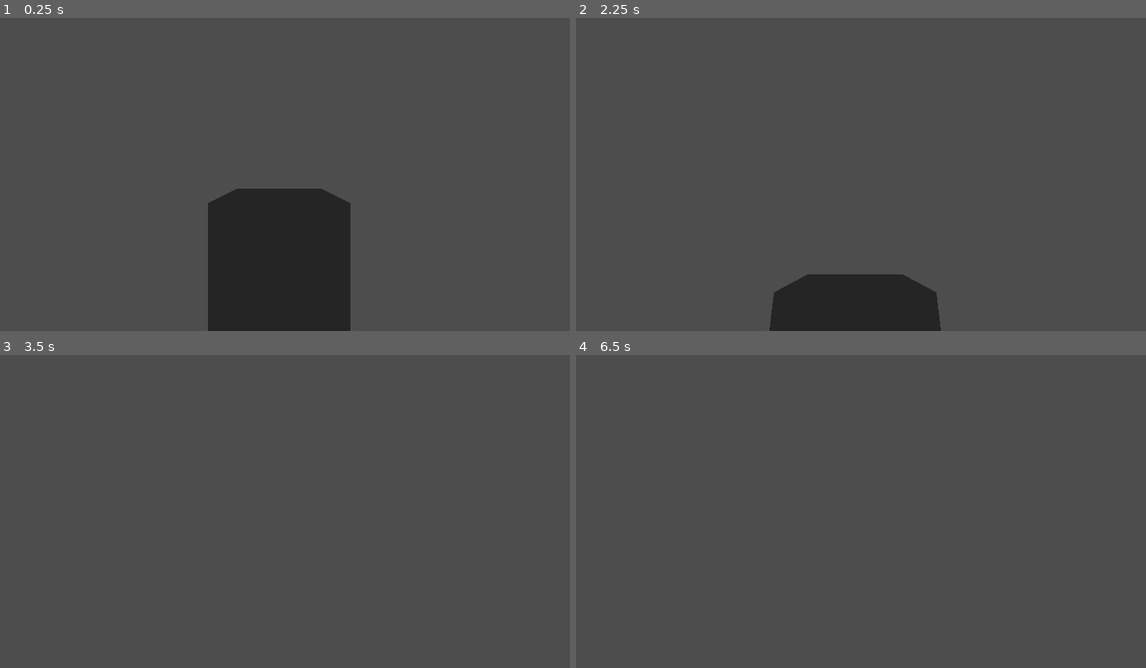
Above: before the commit, frames 1-4 (two rows, left to right).
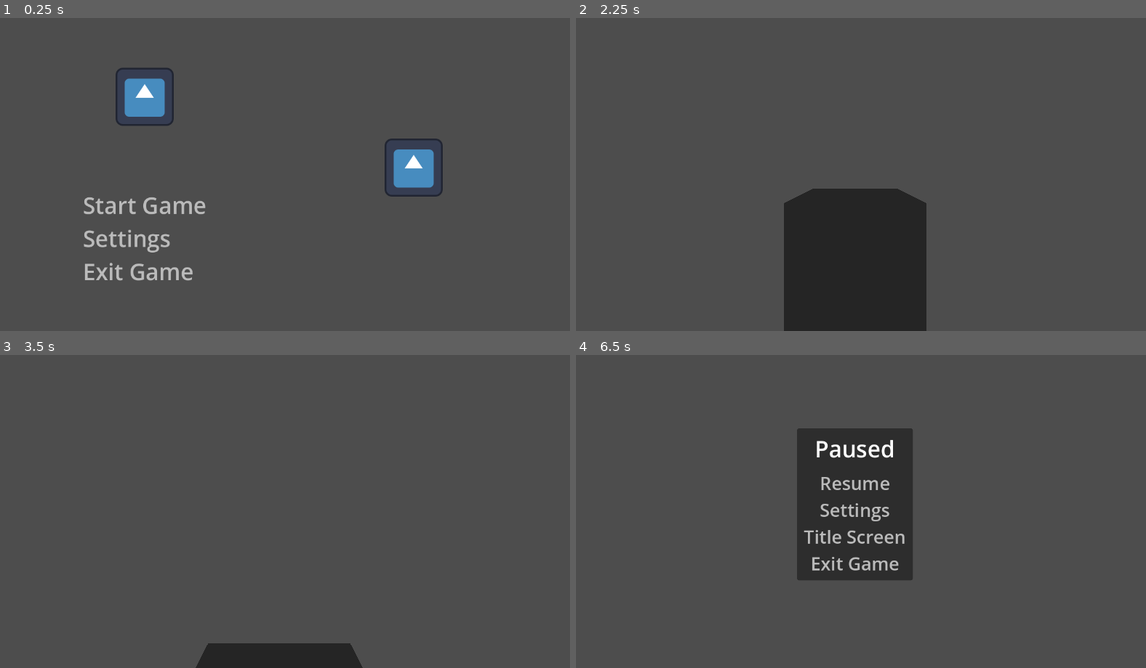
Above: after the commit, the same moments.

Repository: MichaelOdermatt/BasicGameTemplate
Game: Godot game, scene res://Assets/Scenes/TitleScreen.tscn
Same seed, same stepped clock (60 frames per second), same inputs: the game is played once before the commit and once after it. Before the commit the project starts from res://Assets/Scenes/Level1.tscn. The engine's default icon, where the game draws it, is replaced by a stand-in: a white triangle on a blue panel in a dark square.
Inputs (mouse positions are in pixels of both pictures, inside the frame that each line leads up to):
- Up to frame 1 (0.25 s): no input
- Up to frame 2 (2.25 s): click (718, 237) at 0.5 s, where only the run after the commit has a clickable "Settings"; click (1043, 296) at 1.25 s, where only the run after the commit has a clickable "Cancel"; click (718, 205) at 2 s, where only the run after the commit has a clickable "Start Game"
- Up to frame 3 (3.5 s): tap Enter (ui_accept) at 2.75, 3.02 s; move the mouse to (313, 502) at 2.77 s; hold W (movement_forward) from 2.78 s (still down); click (313, 502) at 2.92 s
- Up to frame 4 (6.5 s): keep holding W (movement_forward); move the mouse to (826, 505) at 3.52 s; click (826, 505) at 3.67 s; tap Enter (ui_accept) at 3.77, 4.25, 5, 5.27, 5.75, 6.02 s; move the mouse to (872, 498) at 4.27 s; click (872, 498) at 4.42 s; move the mouse to (849, 508) at 5.02 s; click (849, 508) at 5.17 s; move the mouse to (900, 508) at 5.77 s; click (900, 508) at 5.92 s; tap Escape (ui_cancel) at 6.4 s

The runs differ from the first frame. In frame 1, 15% of the frame differs, in the area x 14-78%, y 16-100%; in frame 2, 7.3%; in frame 3, 2.1%; in frame 4, 9.5%.

Commit message:
Pause menu opitons

Diff:
--- a/Assets/Scenes/Menus/PauseMenu/PauseMenuPanel.tscn
+++ b/Assets/Scenes/Menus/PauseMenu/PauseMenuPanel.tscn
@@ -1,7 +1,7 @@
 [gd_scene load_steps=3 format=3 uid="uid://ns45imr8o6r6"]
 
 [ext_resource type="Theme" uid="uid://cv03kaqa62u25" path="res://Assets/Themes/MenuTheme.tres" id="1_6or6p"]
-[ext_resource type="Script" path="res://Assets/Scripts/Menus/PauseMenuPanel.gd" id="1_ume8l"]
+[ext_resource type="Script" path="res://Assets/Scripts/Menus/PauseMenu/PauseMenuPanel.gd" id="1_8su2p"]
 
 [node name="PauseMenuPanel" type="Control"]
 layout_mode = 3
@@ -10,7 +10,7 @@
 anchor_bottom = 1.0
 grow_horizontal = 2
 grow_vertical = 2
-script = ExtResource("1_ume8l")
+script = ExtResource("1_8su2p")
 
 [node name="CenterContainer" type="CenterContainer" parent="."]
 layout_mode = 1
--- a/Assets/Scenes/TitleScreen.tscn
+++ b/Assets/Scenes/TitleScreen.tscn
@@ -16,6 +16,7 @@
 theme_override_constants/margin_right = 50
 theme_override_constants/margin_bottom = 50
 script = ExtResource("1_7765a")
+first_level_scene_path = "res://Assets/Scenes/Level1.tscn"
 
 [node name="MainMenu" parent="." instance=ExtResource("1_nlldt")]
 layout_mode = 2
--- a/Assets/Scripts/Menus/PauseMenu/PauseMenu.gd
+++ b/Assets/Scripts/Menus/PauseMenu/PauseMenu.gd
@@ -1,4 +1,63 @@
 extends MarginContainer
 
-@onready var settings_menu = $SettingsMenu;
-@onready var pause_menu_panel = $PauseMenuPanel;
+@onready var _settings_menu = $SettingsMenu;
+@onready var _pause_menu_panel = $PauseMenuPanel;
+
+@export var title_screen_scene_path: String = 'res://Assets/Scenes/TitleScreen.tscn';
+
+var _is_pause_menu_open: bool = false;
+
+func _ready():
+	_setup_signals();
+
+
+func _unhandled_input(event):
+	# If the player has pressed escape open the pause menu.
+	if event.is_action_pressed("ui_cancel") && !_is_pause_menu_open:
+		_show_pause_menu_panel();
+		_is_pause_menu_open = true;
+
+
+## Sets up all signals for the pause menu.
+func _setup_signals() -> void:
+	_pause_menu_panel.settings_btn.pressed.connect(self._show_settings_menu);
+	_pause_menu_panel.quit_game_btn.pressed.connect(self._exit_game);
+	_pause_menu_panel.resume_game_btn.pressed.connect(self._resume_game);
+	_pause_menu_panel.title_screen_btn.pressed.connect(self._title_screen);
+	_settings_menu.cancel_btn.pressed.connect(self._show_pause_menu_panel);
+	_settings_menu.apply_btn.pressed.connect(self._apply_btn);
+
+
+## Switches the pause menu screen to show the settings menu.
+func _show_settings_menu() -> void:
+	_pause_menu_panel.visible = false;
+	_settings_menu.visible = true;
+
+
+## Switches the pause menu screen to show the main menu.
+func _show_pause_menu_panel() -> void:
+	_pause_menu_panel.visible = true;
+	_settings_menu.visible = false;
+
+
+## Switches the scene to the title screen scene.
+func _title_screen() -> void:
+	get_tree().change_scene_to_file(title_screen_scene_path);
+
+
+## Closes the settings window and applys the settings.
+func _apply_btn() -> void:
+	_show_pause_menu_panel();
+
+
+## Switches the pause menu screen to show the main menu.
+func _resume_game() -> void:
+	Input.set_mouse_mode(Input.MOUSE_MODE_CAPTURED);
+	_pause_menu_panel.visible = false;
+	_settings_menu.visible = false;
+	_is_pause_menu_open = false;
+
+
+## Exits the game.
+func _exit_game():
+	get_tree().quit();
--- a/Assets/Scripts/Menus/SettingsMenu/SettingsMenu.gd
+++ b/Assets/Scripts/Menus/SettingsMenu/SettingsMenu.gd
@@ -8,7 +8,13 @@
 @onready var _render_scale_slider: Slider = $VBoxContainer/Settings/MarginContainer/VBoxContainer/VideoSettings/VBoxContainer/RenderScale/HBoxContainer/RenderScaleSlider;
 @onready var _look_sensitivity_slider: Slider = $VBoxContainer/Settings/MarginContainer/VBoxContainer/ControlSettings/VBoxContainer2/LookSensitivity/LookSensitivitySlider;
 @onready var _master_volume_slider: Slider = $VBoxContainer/Settings/MarginContainer/VBoxContainer/ControlSettings/VBoxContainer2/MasterVolume/MasterVolumeSlider;
+
+## The button to apply the new settings. SettingsMenu already handles updating the settings
+## variable stored in globals. As well as updating the resolution, window mode, and render scale.
 @onready var apply_btn: Button = $VBoxContainer/CancelAndApply/HBoxContainer/Apply;
+
+## The button to cancel the new settings. SettingsMenu already handles resetting the
+## settings fields to their previous states.
 @onready var cancel_btn: Button = $VBoxContainer/CancelAndApply/HBoxContainer/Cancel;
 
 
@@ -80,6 +86,7 @@
 	# to be updated after the game is set to windowed, otherwise the resolution won't update.
 	DisplayServer.window_set_mode(new_settings.selected_window_mode);
 	DisplayServer.window_set_size(new_settings.selected_resolution);
+	get_viewport().set_scaling_3d_scale(new_settings.render_scale);
 
 
 ## Resets all field values to the values stored in Globals.
--- a/Assets/Scripts/Player/Player.gd
+++ b/Assets/Scripts/Player/Player.gd
@@ -2,7 +2,7 @@
 
 func _unhandled_input(event):
     # We want to capture the mouse if the player has clicked inside the game window.
-    if event is InputEventMouseButton:
+    if event is InputEventMouseButton && event.button_index == MOUSE_BUTTON_LEFT:
         Input.set_mouse_mode(Input.MOUSE_MODE_CAPTURED);
     # We want to release the mouse if the player has clicked escape.
     elif event.is_action_pressed("ui_cancel"):
--- a/Assets/Scripts/TitleScreen.gd
+++ b/Assets/Scripts/TitleScreen.gd
@@ -3,39 +3,38 @@
 @onready var _main_menu: Control = $MainMenu;
 @onready var _settings_menu: Control = $SettingsMenu;
 
+@export var first_level_scene_path: String = 'res://Assets/Scenes/TitleScreen.tscn';
+
 func _ready():
-	_setup_signals();
+    _setup_signals();
 
 
 ## Sets up all signals for the main menu.
 func _setup_signals() -> void:
-	_main_menu.start_game_btn.pressed.connect(self._start_game);
-	_main_menu.settings_btn.pressed.connect(self._show_settings_menu);
-	_main_menu.quit_game_btn.pressed.connect(self._exit_game);
-	_settings_menu.cancel_btn.pressed.connect(self._show_main_menu);
-	_settings_menu.apply_btn.pressed.connect(self._show_main_menu);
+    _main_menu.start_game_btn.pressed.connect(self._start_game);
+    _main_menu.settings_btn.pressed.connect(self._show_settings_menu);
+    _main_menu.quit_game_btn.pressed.connect(self._exit_game);
+    _settings_menu.cancel_btn.pressed.connect(self._show_main_menu);
+    _settings_menu.apply_btn.pressed.connect(self._show_main_menu);
 
 
 ## Switches the title screen to show the settings menu.
 func _show_settings_menu() -> void:
-	_main_menu.visible = false;
-	_settings_menu.visible = true;
+    _main_menu.visible = false;
+    _settings_menu.visible = true;
 
 
 ## Switches the title screen to show the main menu.
 func _show_main_menu() -> void:
-	_main_menu.visible = true;
-	_settings_menu.visible = false;
+    _main_menu.visible = true;
+    _settings_menu.visible = false;
 
 
 ## Starts the game.
 func _start_game():
-	# -----
-	# Add code to switch to the first scene of your game.
-	# -----
-	pass;
+    get_tree().change_scene_to_file(first_level_scene_path);
 
 
 ## Exits the game.
 func _exit_game():
-	get_tree().quit();
+    get_tree().quit();
--- a/project.godot
+++ b/project.godot
@@ -11,7 +11,7 @@
 [application]
 
 config/name="Basic Game Template"
-run/main_scene="res://Assets/Scenes/Level1.tscn"
+run/main_scene="res://Assets/Scenes/TitleScreen.tscn"
 config/features=PackedStringArray("4.1", "Forward Plus")
 config/icon="res://icon.svg"
 
